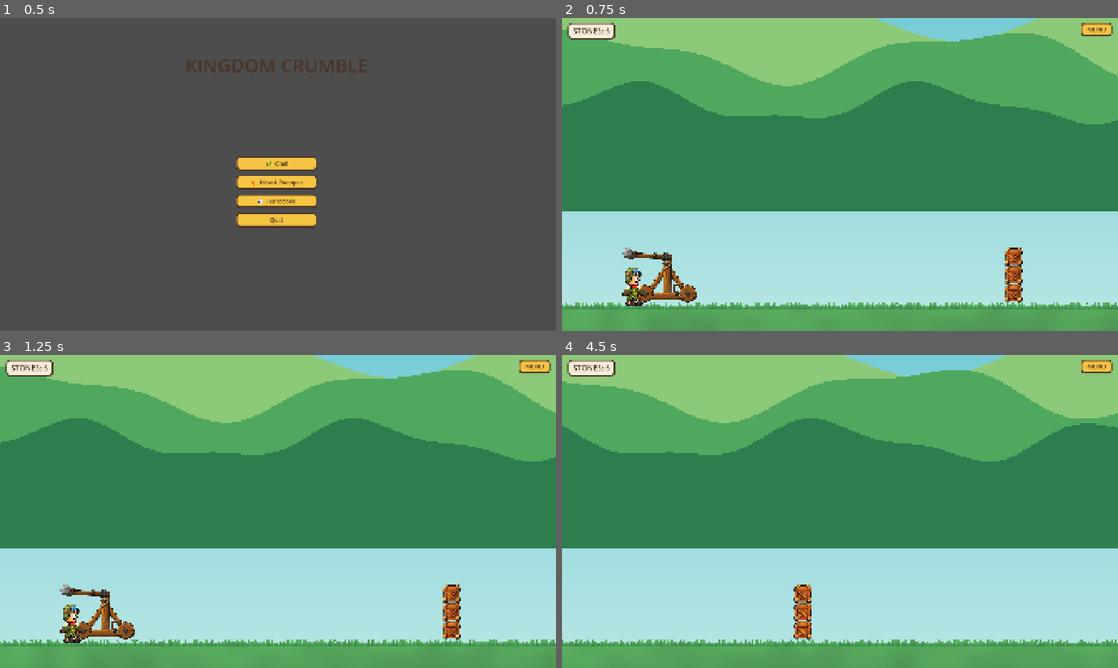
Above: before the commit, frames 1-4 (two rows, left to right).
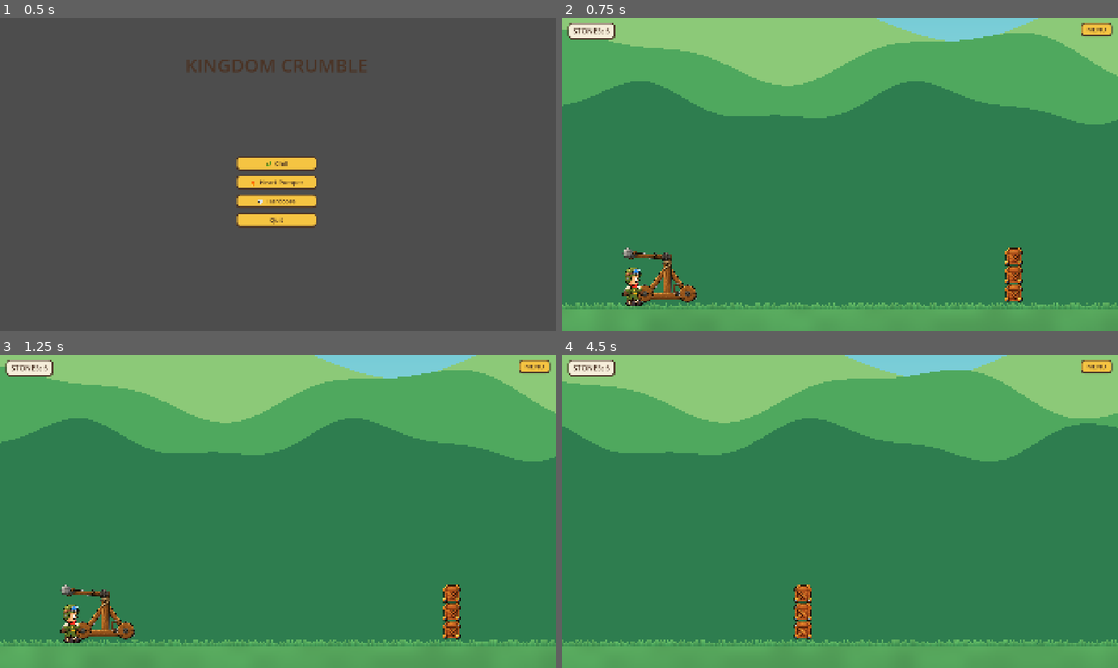
Above: after the commit, the same moments.

Repository: hazlema/kingdom-crumble
Game: Godot game, scene res://scenes/main_menu.tscn
Two runs of this game, one before a commit and one after it. Both use one fixed random seed, a clock stepped at 60 frames per second and the inputs below.
Inputs (mouse positions are in pixels of both pictures, inside the frame that each line leads up to):
- Up to frame 1 (0.5 s): no input
- Up to frame 2 (0.75 s): click "🌿 Chill" at 0.5 s
- Up to frame 3 (1.25 s): no input
- Up to frame 4 (4.5 s): click "MENU" at 1.25 s; click "Restart Level" at 2 s; tap Enter (advance) at 2.75, 2.85 s; move the mouse to (962, 495) at 2.77 s; hold . (scout_right) 2.78-3.5 s; click (962, 495) at 2.92 s; drag from (728, 527) to (812, 574) at 3.52 s; move the mouse to (895, 442) at 4.27 s; hold . (scout_right) from 4.28 s (still down); tap Right (aim_right) at 4.35 s

Frame 1 is identical in both runs. In frame 2, 28% of the frame differs, in the area x 0-100%, y 2-93%; in frame 3, 28%; in frame 4, 29%.

Commit message:
fix: hill fills extend below the grass line — no sky gap at the horizon
Co-Authored-By: Claude Fable 5 <noreply@anthropic.com>

Diff:
--- a/scenes/background.tscn
+++ b/scenes/background.tscn
@@ -16,38 +16,38 @@
 [sub_resource type="ShaderMaterial" id="hills_far"]
 shader = ExtResource("1")
 shader_parameter/fill = Color(0.55, 0.79, 0.47, 1)
-shader_parameter/base_frac = 0.3
+shader_parameter/base_frac = 0.1663
 shader_parameter/amp1_px = 90.0
 shader_parameter/cycles1 = 2.0
 shader_parameter/phase1 = 0.7
 shader_parameter/amp2_px = 30.0
 shader_parameter/cycles2 = 5.0
 shader_parameter/phase2 = 2.4
-shader_parameter/rect_h_px = 970.0
+shader_parameter/rect_h_px = 1750.0
 
 [sub_resource type="ShaderMaterial" id="hills_mid"]
 shader = ExtResource("1")
 shader_parameter/fill = Color(0.31, 0.66, 0.37, 1)
-shader_parameter/base_frac = 0.4
+shader_parameter/base_frac = 0.2109
 shader_parameter/amp1_px = 80.0
 shader_parameter/cycles1 = 3.0
 shader_parameter/phase1 = 0.0
 shader_parameter/amp2_px = 26.0
 shader_parameter/cycles2 = 7.0
 shader_parameter/phase2 = 1.7
-shader_parameter/rect_h_px = 870.0
+shader_parameter/rect_h_px = 1650.0
 
 [sub_resource type="ShaderMaterial" id="hills_near"]
 shader = ExtResource("1")
 shader_parameter/fill = Color(0.18, 0.49, 0.31, 1)
-shader_parameter/base_frac = 0.52
+shader_parameter/base_frac = 0.2583
 shader_parameter/amp1_px = 60.0
 shader_parameter/cycles1 = 4.0
 shader_parameter/phase1 = 3.9
 shader_parameter/amp2_px = 20.0
 shader_parameter/cycles2 = 9.0
 shader_parameter/phase2 = 0.6
-shader_parameter/rect_h_px = 770.0
+shader_parameter/rect_h_px = 1550.0
 
 [node name="Background" type="ParallaxBackground"]
 
@@ -69,7 +69,7 @@
 offset_left = -1000.0
 offset_top = -350.0
 offset_right = 3096.0
-offset_bottom = 620.0
+offset_bottom = 1400.0
 
 [node name="Mid" type="ParallaxLayer" parent="."]
 motion_scale = Vector2(0.3, 0.08)
@@ -80,7 +80,7 @@
 offset_left = -1000.0
 offset_top = -250.0
 offset_right = 3096.0
-offset_bottom = 620.0
+offset_bottom = 1400.0
 
 [node name="Near" type="ParallaxLayer" parent="."]
 motion_scale = Vector2(0.5, 0.12)
@@ -91,4 +91,4 @@
 offset_left = -1000.0
 offset_top = -150.0
 offset_right = 3096.0
-offset_bottom = 620.0
+offset_bottom = 1400.0
